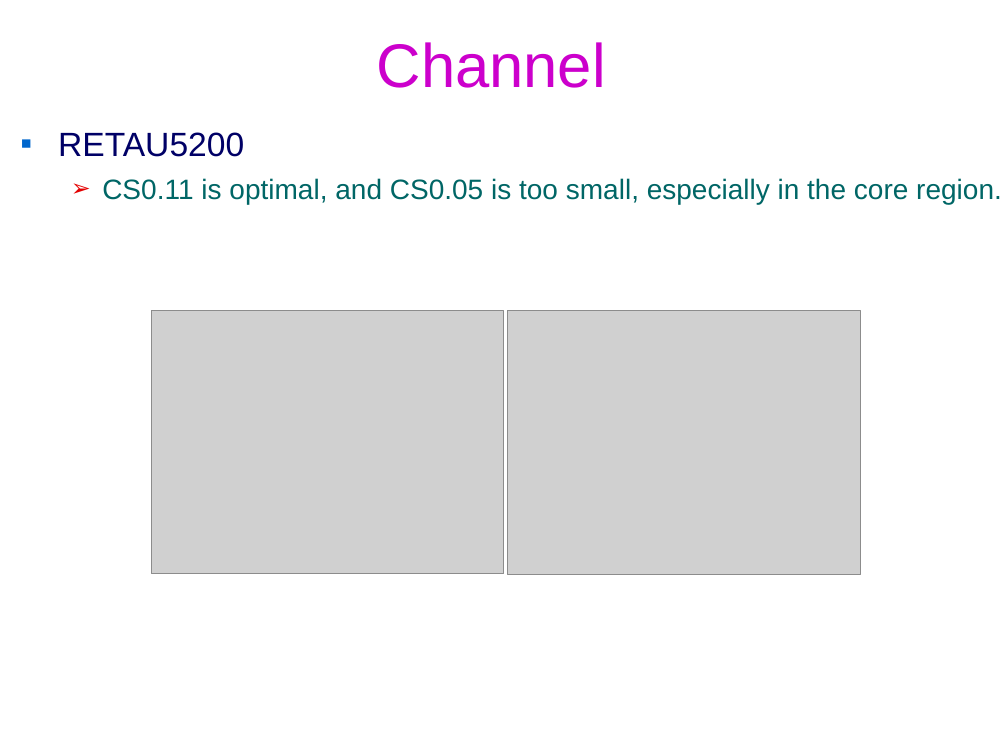
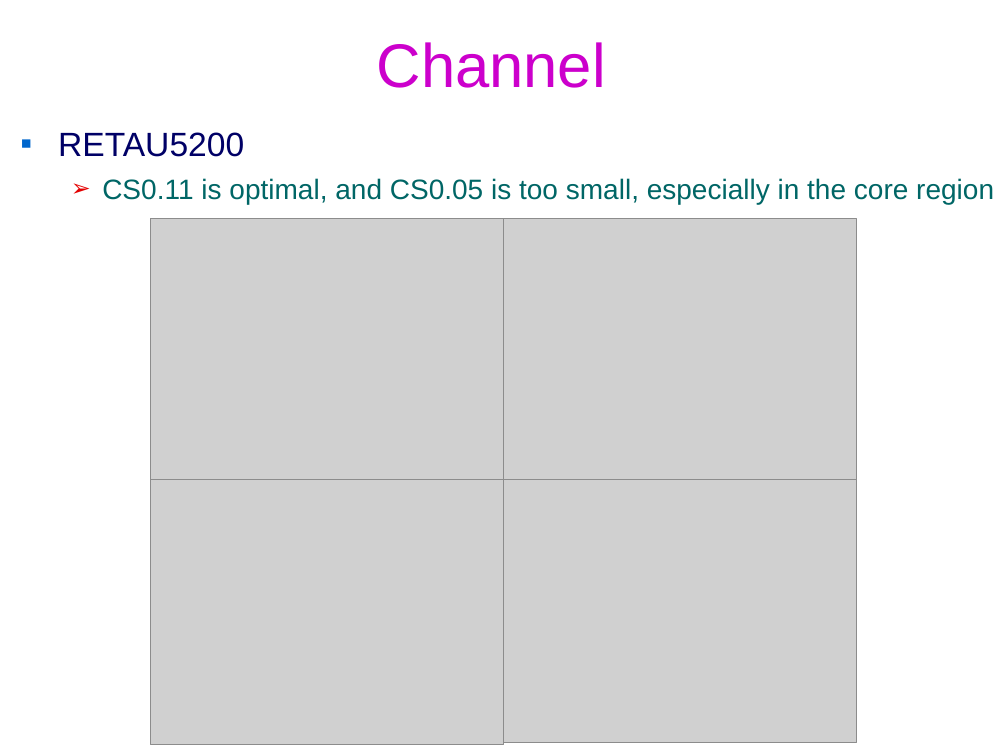
Before and after one commit to federicoVerolini/CaLES, a slide deck: slide 15 of docs/vv.pptx (slide 13 before the commit). Drawn at 1008x756 pixels with LibreOffice and Linux fonts; fonts in the diff are those of the drawing; grey boxes stand for pictures; background and template pictures are left out. Boxes give left, top, right and bottom in pixels: in the first picture for what was removed or moved away, otherwise in the second. Text is boxed around its words. In the diff, an @@ line names an element or a change of style, - is before the commit and + after.

```diff
--- a/docs/vv.pptx
+++ b/docs/vv.pptx
@@ text at box(102, 178, 994, 204): text changed @@
-  ➢ CS0.11 is optimal, and CS0.05 is too small, especially in the core region.
+  ➢ CS0.11 is optimal, and CS0.05 is too small, especially in the core region
@@ picture added at box(150, 219, 503, 480) @@
@@ picture added at box(503, 219, 856, 481) @@
@@ picture removed at box(151, 310, 504, 574) @@
@@ picture removed at box(508, 310, 861, 574) @@
@@ picture added at box(150, 480, 503, 745) @@
@@ picture added at box(504, 480, 857, 743) @@
```
Also in this commit, not shown: 8 other slides changed, 5 slides added, 4 slides removed, 4 other files.
